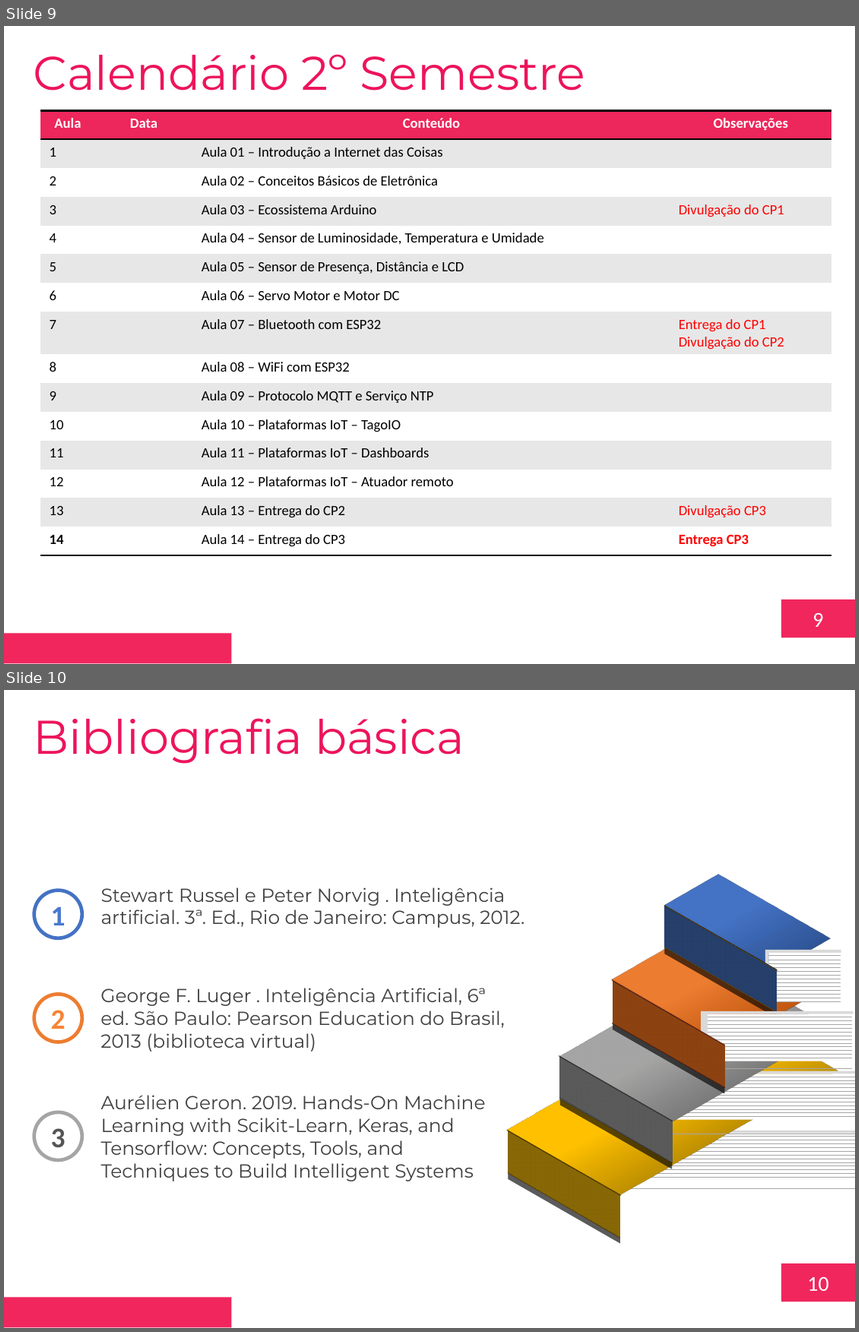
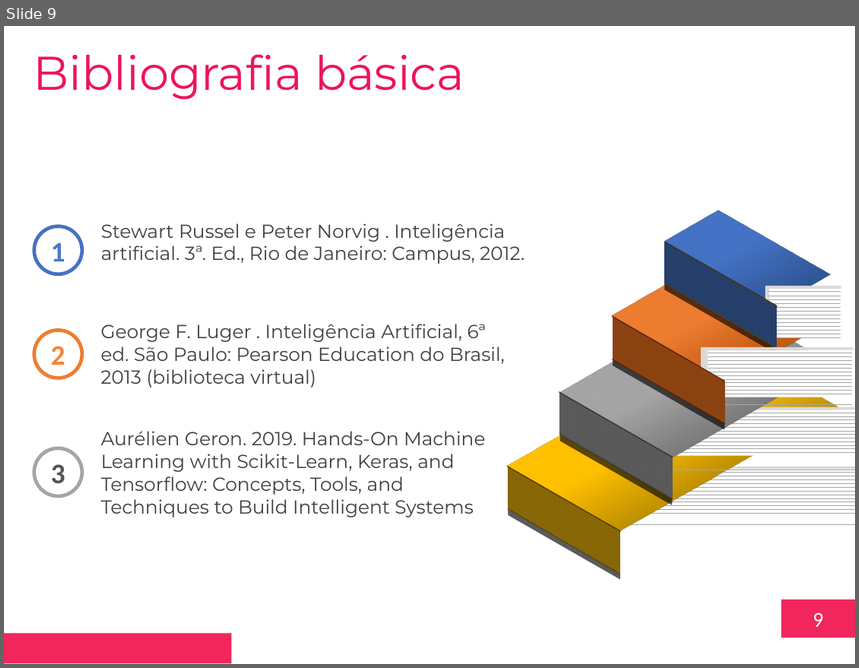
Before and after one commit to toyusan/aula-fiap-disruptive-archs, a slide deck: IA/Aula 00 - Aula Magna e Orientações/Aula 00 - Aula Magna e Orientações v2.pptx. Shown one above the other, each under a label of ours: slides 9 and 10 before the commit, slide 9 after it. The pictures are 859x1332 and 859x668 pixels, drawn with LibreOffice and Linux fonts; fonts in the diff are those of the drawing; background and template pictures are left out. Boxes give left, top, right and bottom in pixels: in the first picture for what was removed or moved away, otherwise in the second. Text is boxed around its words. In the diff, an @@ line names an element or a change of style, - is before the commit and + after.

Commit message:
Preparação de aulas
Prepados slides das aulas 01, 02 e 03 do segundo semestre do curso

```diff
--- a/IA/Aula 00 - Aula Magna e Orientações/Aula 00 - Aula Magna e Orientações v2.pptx
+++ b/IA/Aula 00 - Aula Magna e Orientações/Aula 00 - Aula Magna e Orientações v2.pptx
@@ slide 9 removed at [4, 26, 855, 664], background #FFFFFF; not listed: 2 template elements that a slide beside it also shows @@
@@ text removed at [34, 54, 586, 91] @@
-Calendário 2º Semestre
@@ table removed at [40, 110, 832, 556], 15 rows, 4 columns @@
-Aula | Data | Conteúdo | Observações
-1 |  | Aula 01 – Introdução a Internet das Coisas | 
-2 |  | Aula 02 – Conceitos Básicos de Eletrônica | 
-3 |  | Aula 03 – Ecossistema Arduino | Divulgação do CP1
-4 |  | Aula 04 – Sensor de Luminosidade, Temperatura e Umidade | 
-5 |  | Aula 05 – Sensor de Presença, Distância e LCD | 
-6 |  | Aula 06 – Servo Motor e Motor DC | 
-7 |  | Aula 07 – Bluetooth com ESP32 | Entrega do CP1 / Divulgação do CP2
-8 |  | Aula 08 – WiFi com ESP32 | 
-9 |  | Aula 09 – Protocolo MQTT e Serviço NTP | 
-10 |  | Aula 10 – Plataformas IoT – TagoIO | 
-11 |  | Aula 11 – Plataformas IoT – Dashboards | 
-12 |  | Aula 12 – Plataformas IoT – Atuador remoto | 
-13 |  | Aula 13 – Entrega do CP2 | Divulgação CP3
-14 |  | Aula 14 – Entrega do CP3 | Entrega CP3
@@ what was slide 10 is now slide 9 @@
@@ page number at [813, 613, 823, 627]: text changed @@
-10
+9
```
Also in this commit, not shown: 1 slide changed, 5 other files.
